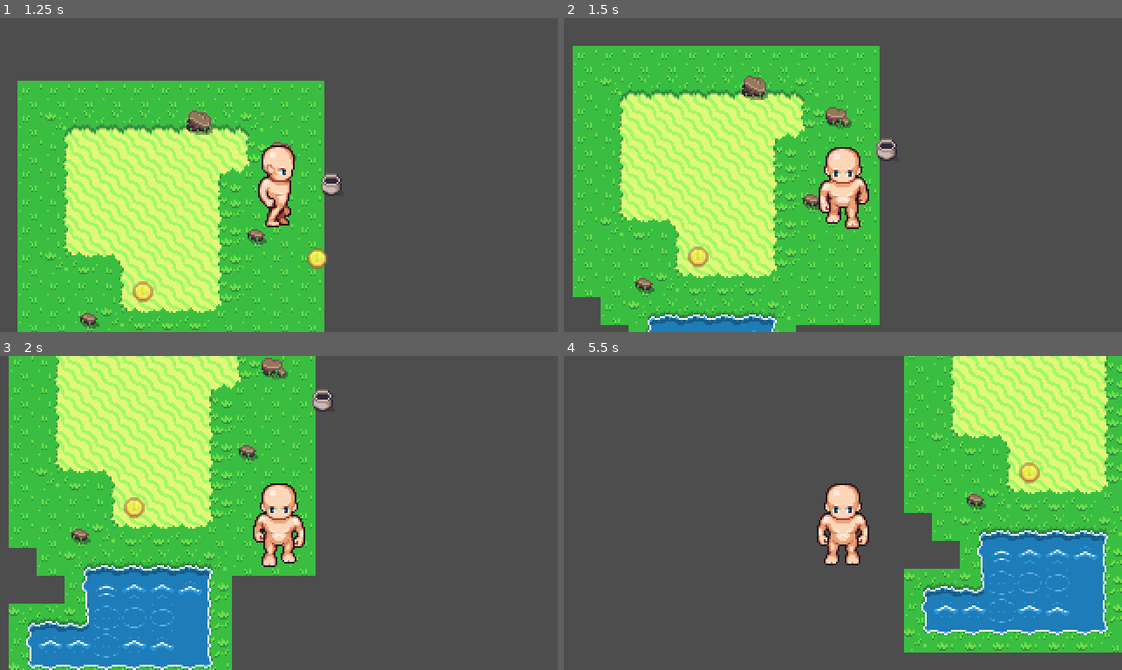
Above: before the commit, frames 1-4 (two rows, left to right).
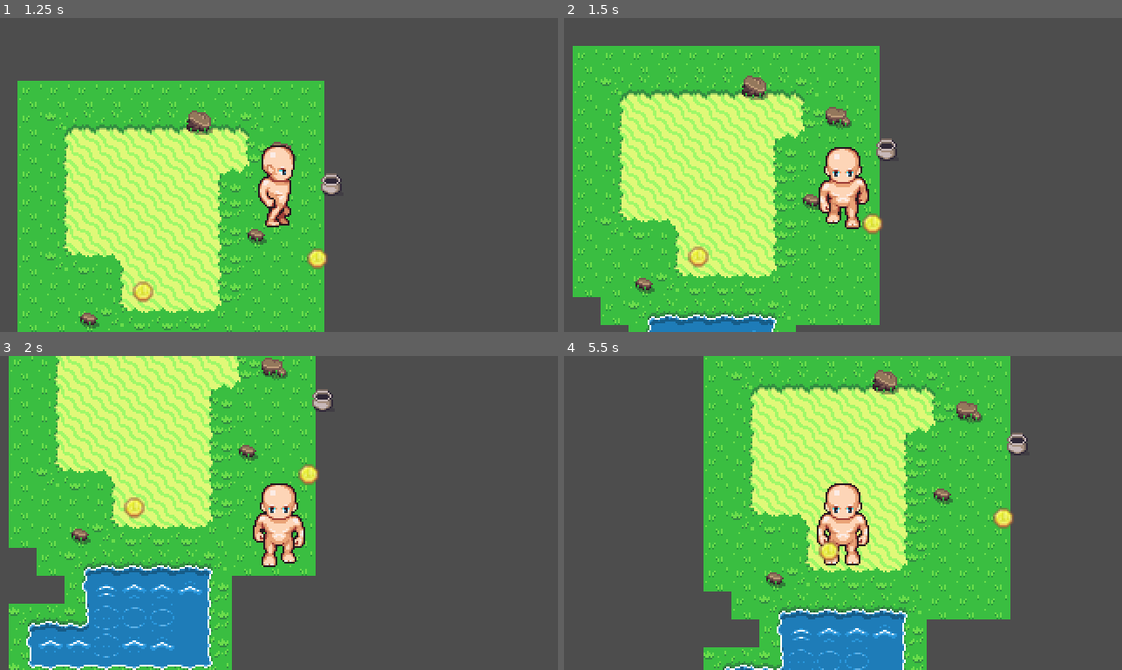
Above: after the commit, the same moments.

Repository: maxthi/GameJam24
Game: Godot game, scene res://levels/test/max_testscene.tscn
The game is run twice, just before and just after one commit, with the same random seed, the same clock (stepped at 60 frames per second) and the same inputs.
Inputs:
- Up to frame 1 (1.25 s): tap Enter at 0.5 s; hold D (move_right) from 0.53 s (still down)
- Up to frame 2 (1.5 s): release D (move_right) at 1.28 s; hold S (move_down) from 1.28 s (still down)
- Up to frame 3 (2 s): keep holding S (move_down)
- Up to frame 4 (5.5 s): release S (move_down) at 2.03 s; hold D (move_right) 2.03-2.78 s; hold W (move_up) 2.78-3.53 s; hold A (move_left) 3.53-5.03 s; hold S (move_down) from 5.03 s (still down)

Frame 1 is identical in both runs. In frame 2, 0.2% of the frame differs, in the area x 53-58%, y 62-69%; in frame 3, 0.2%; in frame 4, 64%, in the area x 25-100%, y 0-100%.
Error after the commit: Invalid access to property or key 'on_collectible_pickup' on a base object of type 'Nil'. (res://objects/player/player_script.gd:10)

Commit message:
Reroute collectible pickup over global singleton. Fix character movement

Diff:
--- a/global_script.gd
+++ b/global_script.gd
@@ -1,12 +1,5 @@
 extends Node
 
 
-# Called when the node enters the scene tree for the first time.
-func _ready():
-	print("global_script.gd always loaded")
-	pass # Replace with function body.
-
-
-# Called every frame. 'delta' is the elapsed time since the previous frame.
-func _process(delta):
-	pass
+# Emitted whenever a pickup is picked up
+signal on_collectible_pickup(effectName: String)
--- a/levels/level1/level1_scene.tscn
+++ b/levels/level1/level1_scene.tscn
@@ -1,7 +1,8 @@
-[gd_scene load_steps=5 format=3 uid="uid://c2ihjvrbiqmeq"]
+[gd_scene load_steps=6 format=3 uid="uid://c2ihjvrbiqmeq"]
 
 [ext_resource type="Texture2D" uid="uid://dhsdmloe4amtf" path="res://graphics/raw/ZeldaLike/Overworld.png" id="1_rgwnf"]
 [ext_resource type="PackedScene" uid="uid://cahstxitftu16" path="res://objects/player/player_scene.tscn" id="2_715o2"]
+[ext_resource type="PackedScene" uid="uid://dqh4kuylvvwe1" path="res://objects/collectable_item/collectable_item_scene.tscn" id="3_dusx4"]
 
 [sub_resource type="TileSetAtlasSource" id="TileSetAtlasSource_lksig"]
 texture = ExtResource("1_rgwnf")
--- a/levels/test/max_testscene.tscn
+++ b/levels/test/max_testscene.tscn
@@ -1110,7 +1110,3 @@
 [node name="plant3" parent="." instance=ExtResource("3_k5qms")]
 position = Vector2(-8, 67)
 SpriteTexture = ExtResource("4_enlcr")
-
-[connection signal="entered_signal" from="plant1" to="Player" method="_on_plant_1_entered_signal"]
-[connection signal="entered_signal" from="plant2" to="Player" method="_on_plant_2_entered_signal"]
-[connection signal="entered_signal" from="plant3" to="Player" method="_on_plant_3_entered_signal"]
--- a/objects/collectable_item/collectable_item_scene.gd
+++ b/objects/collectable_item/collectable_item_scene.gd
@@ -1,20 +1,31 @@
 @tool # https://docs.godotengine.org/en/latest/tutorials/plugins/running_code_in_the_editor.html#doc-running-code-in-the-editor
+
+class_name CollectibleItem
 extends Area2D
 
-#https://docs.godotengine.org/en/stable/getting_started/step_by_step/signals.html
-signal entered_signal( effectName )
 
-@export var SpriteTexture : Texture :
+@export var SpriteTexture: Texture:
 	set(new_texture): # called in editor
 		SpriteTexture = new_texture # update property variable
 		$Sprite2D.texture = new_texture # update tile node texture
 
-@export var EffectName : String
+
+@export var EffectName: String
+var _hasBeenPickedUp: bool = false
+
 
 func _ready():
 	$Sprite2D.texture = SpriteTexture
 
-func _on_body_entered(body):
-	if body.name == "Player": # this requires player node to be called "Player"
-		entered_signal.emit( EffectName ) # tell the world object was collided
-		queue_free() # delete plant
+
+func reactivateIfWasUsed():
+	_hasBeenPickedUp = false;
+	$Sprite2D.show()
+
+
+func _on_body_entered(body: Node2D):
+	if !_hasBeenPickedUp && body.name == "Player": # this requires player node to be called "Player"
+		var global = get_tree().root.get_child(0) as GlobalScript
+		global.on_collectible_pickup.emit(EffectName)
+		_hasBeenPickedUp = true
+		$Sprite2D.hide()
--- a/objects/player/player_scene.tscn
+++ b/objects/player/player_scene.tscn
@@ -3,310 +3,306 @@
 [ext_resource type="Script" path="res://objects/player/player_script.gd" id="1_mep4n"]
 [ext_resource type="Texture2D" uid="uid://b75clotex6hkb" path="res://objects/player/BODY_male.png" id="2_7nqod"]
 
+[sub_resource type="AtlasTexture" id="AtlasTexture_bnvgc"]
+atlas = ExtResource("2_7nqod")
+region = Rect2(0, 0, 64, 64)
+
+[sub_resource type="AtlasTexture" id="AtlasTexture_0i6rw"]
+atlas = ExtResource("2_7nqod")
+region = Rect2(0, 128, 64, 64)
+
+[sub_resource type="AtlasTexture" id="AtlasTexture_k64yj"]
+atlas = ExtResource("2_7nqod")
+region = Rect2(0, 64, 64, 64)
+
+[sub_resource type="AtlasTexture" id="AtlasTexture_bvar5"]
+atlas = ExtResource("2_7nqod")
+region = Rect2(0, 192, 64, 64)
+
+[sub_resource type="AtlasTexture" id="AtlasTexture_gn8fe"]
+atlas = ExtResource("2_7nqod")
+region = Rect2(64, 128, 64, 64)
+
+[sub_resource type="AtlasTexture" id="AtlasTexture_4hfm4"]
+atlas = ExtResource("2_7nqod")
+region = Rect2(128, 128, 64, 64)
+
+[sub_resource type="AtlasTexture" id="AtlasTexture_y1lxk"]
+atlas = ExtResource("2_7nqod")
+region = Rect2(192, 128, 64, 64)
+
+[sub_resource type="AtlasTexture" id="AtlasTexture_bsln7"]
+atlas = ExtResource("2_7nqod")
+region = Rect2(256, 128, 64, 64)
+
+[sub_resource type="AtlasTexture" id="AtlasTexture_hkjmf"]
+atlas = ExtResource("2_7nqod")
+region = Rect2(320, 128, 64, 64)
+
+[sub_resource type="AtlasTexture" id="AtlasTexture_e8o04"]
+atlas = ExtResource("2_7nqod")
+region = Rect2(384, 128, 64, 64)
+
+[sub_resource type="AtlasTexture" id="AtlasTexture_cshg3"]
+atlas = ExtResource("2_7nqod")
+region = Rect2(448, 128, 64, 64)
+
+[sub_resource type="AtlasTexture" id="AtlasTexture_wklaw"]
+atlas = ExtResource("2_7nqod")
+region = Rect2(512, 128, 64, 64)
+
+[sub_resource type="AtlasTexture" id="AtlasTexture_pvyp0"]
+atlas = ExtResource("2_7nqod")
+region = Rect2(64, 64, 64, 64)
+
+[sub_resource type="AtlasTexture" id="AtlasTexture_i4ac3"]
+atlas = ExtResource("2_7nqod")
+region = Rect2(128, 64, 64, 64)
+
+[sub_resource type="AtlasTexture" id="AtlasTexture_3k8rk"]
+atlas = ExtResource("2_7nqod")
+region = Rect2(192, 64, 64, 64)
+
+[sub_resource type="AtlasTexture" id="AtlasTexture_nboic"]
+atlas = ExtResource("2_7nqod")
+region = Rect2(256, 64, 64, 64)
+
+[sub_resource type="AtlasTexture" id="AtlasTexture_ebk64"]
+atlas = ExtResource("2_7nqod")
+region = Rect2(320, 64, 64, 64)
+
+[sub_resource type="AtlasTexture" id="AtlasTexture_uaqdc"]
+atlas = ExtResource("2_7nqod")
+region = Rect2(384, 64, 64, 64)
+
+[sub_resource type="AtlasTexture" id="AtlasTexture_2mjsl"]
+atlas = ExtResource("2_7nqod")
+region = Rect2(448, 64, 64, 64)
+
+[sub_resource type="AtlasTexture" id="AtlasTexture_rg7i7"]
+atlas = ExtResource("2_7nqod")
+region = Rect2(512, 64, 64, 64)
+
+[sub_resource type="AtlasTexture" id="AtlasTexture_s47eh"]
+atlas = ExtResource("2_7nqod")
+region = Rect2(64, 192, 64, 64)
+
+[sub_resource type="AtlasTexture" id="AtlasTexture_gb1t6"]
+atlas = ExtResource("2_7nqod")
+region = Rect2(128, 192, 64, 64)
+
+[sub_resource type="AtlasTexture" id="AtlasTexture_lrvi1"]
+atlas = ExtResource("2_7nqod")
+region = Rect2(192, 192, 64, 64)
+
+[sub_resource type="AtlasTexture" id="AtlasTexture_8be6i"]
+atlas = ExtResource("2_7nqod")
+region = Rect2(256, 192, 64, 64)
+
+[sub_resource type="AtlasTexture" id="AtlasTexture_75h7y"]
+atlas = ExtResource("2_7nqod")
+region = Rect2(320, 192, 64, 64)
+
+[sub_resource type="AtlasTexture" id="AtlasTexture_7d77a"]
+atlas = ExtResource("2_7nqod")
+region = Rect2(384, 192, 64, 64)
+
+[sub_resource type="AtlasTexture" id="AtlasTexture_uj0vm"]
+atlas = ExtResource("2_7nqod")
+region = Rect2(448, 192, 64, 64)
+
+[sub_resource type="AtlasTexture" id="AtlasTexture_tr35j"]
+atlas = ExtResource("2_7nqod")
+region = Rect2(512, 192, 64, 64)
+
+[sub_resource type="AtlasTexture" id="AtlasTexture_vo3pq"]
+atlas = ExtResource("2_7nqod")
+region = Rect2(64, 0, 64, 64)
+
+[sub_resource type="AtlasTexture" id="AtlasTexture_g6h1n"]
+atlas = ExtResource("2_7nqod")
+region = Rect2(128, 0, 64, 64)
+
+[sub_resource type="AtlasTexture" id="AtlasTexture_kngjv"]
+atlas = ExtResource("2_7nqod")
+region = Rect2(192, 0, 64, 64)
+
+[sub_resource type="AtlasTexture" id="AtlasTexture_k2iy3"]
+atlas = ExtResource("2_7nqod")
+region = Rect2(256, 0, 64, 64)
+
+[sub_resource type="AtlasTexture" id="AtlasTexture_ls42v"]
+atlas = ExtResource("2_7nqod")
+region = Rect2(320, 0, 64, 64)
+
+[sub_resource type="AtlasTexture" id="AtlasTexture_x5b1n"]
+atlas = ExtResource("2_7nqod")
+region = Rect2(384, 0, 64, 64)
+
+[sub_resource type="AtlasTexture" id="AtlasTexture_kygxg"]
+atlas = ExtResource("2_7nqod")
+region = Rect2(448, 0, 64, 64)
+
+[sub_resource type="AtlasTexture" id="AtlasTexture_d6b18"]
+atlas = ExtResource("2_7nqod")
+region = Rect2(512, 0, 64, 64)
+
+[sub_resource type="SpriteFrames" id="SpriteFrames_cw4ir"]
+animations = [{
+"frames": [{
+"duration": 1.0,
+"texture": SubResource("AtlasTexture_bnvgc")
+}],
+"loop": true,
+"name": &"idle_back",
+"speed": 5.0
+}, {
+"frames": [{
+"duration": 1.0,
+"texture": SubResource("AtlasTexture_0i6rw")
+}],
+"loop": true,
+"name": &"idle_front",
+"speed": 5.0
+}, {
+"frames": [{
+"duration": 1.0,
+"texture": SubResource("AtlasTexture_k64yj")
+}],
+"loop": true,
+"name": &"idle_left",
+"speed": 5.0
+}, {
+"frames": [{
+"duration": 1.0,
+"texture": SubResource("AtlasTexture_bvar5")
+}],
+"loop": true,
+"name": &"idle_right",
+"speed": 5.0
+}, {
+"frames": [{
+"duration": 1.0,
+"texture": SubResource("AtlasTexture_gn8fe")
+}, {
+"duration": 1.0,
+"texture": SubResource("AtlasTexture_4hfm4")
+}, {
+"duration": 1.0,
+"texture": SubResource("AtlasTexture_y1lxk")
+}, {
+"duration": 1.0,
+"texture": SubResource("AtlasTexture_bsln7")
+}, {
+"duration": 1.0,
+"texture": SubResource("AtlasTexture_hkjmf")
+}, {
+"duration": 1.0,
+"texture": SubResource("AtlasTexture_e8o04")
+}, {
+"duration": 1.0,
+"texture": SubResource("AtlasTexture_cshg3")
+}, {
+"duration": 1.0,
+"texture": SubResource("AtlasTexture_wklaw")
+}],
+"loop": true,
+"name": &"walk_down",
+"speed": 5.0
+}, {
+"frames": [{
+"duration": 1.0,
+"texture": SubResource("AtlasTexture_pvyp0")
+}, {
+"duration": 1.0,
+"texture": SubResource("AtlasTexture_i4ac3")
+}, {
+"duration": 1.0,
+"texture": SubResource("AtlasTexture_3k8rk")
+}, {
+"duration": 1.0,
+"texture": SubResource("AtlasTexture_nboic")
+}, {
+"duration": 1.0,
+"texture": SubResource("AtlasTexture_ebk64")
+}, {
+"duration": 1.0,
+"texture": SubResource("AtlasTexture_uaqdc")
+}, {
+"duration": 1.0,
+"texture": SubResource("AtlasTexture_2mjsl")
+}, {
+"duration": 1.0,
+"texture": SubResource("AtlasTexture_rg7i7")
+}],
+"loop": true,
+"name": &"walk_left",
+"speed": 5.0
+}, {
+"frames": [{
+"duration": 1.0,
+"texture": SubResource("AtlasTexture_s47eh")
+}, {
+"duration": 1.0,
+"texture": SubResource("AtlasTexture_gb1t6")
+}, {
+"duration": 1.0,
+"texture": SubResource("AtlasTexture_lrvi1")
+}, {
+"duration": 1.0,
+"texture": SubResource("AtlasTexture_8be6i")
+}, {
+"duration": 1.0,
+"texture": SubResource("AtlasTexture_75h7y")
+}, {
+"duration": 1.0,
+"texture": SubResource("AtlasTexture_7d77a")
+}, {
+"duration": 1.0,
+"texture": SubResource("AtlasTexture_uj0vm")
+}, {
+"duration": 1.0,
+"texture": SubResource("AtlasTexture_tr35j")
+}],
+"loop": true,
+"name": &"walk_right",
+"speed": 5.0
+}, {
+"frames": [{
+"duration": 1.0,
+"texture": SubResource("AtlasTexture_vo3pq")
+}, {
+"duration": 1.0,
+"texture": SubResource("AtlasTexture_g6h1n")
+}, {
+"duration": 1.0,
+"texture": SubResource("AtlasTexture_kngjv")
+}, {
+"duration": 1.0,
+"texture": SubResource("AtlasTexture_k2iy3")
+}, {
+"duration": 1.0,
+"texture": SubResource("AtlasTexture_ls42v")
+}, {
+"duration": 1.0,
+"texture": SubResource("AtlasTexture_x5b1n")
+}, {
+"duration": 1.0,
+"texture": SubResource("AtlasTexture_kygxg")
+}, {
+"duration": 1.0,
+"texture": SubResource("AtlasTexture_d6b18")
+}],
+"loop": true,
+"name": &"walk_up",
+"speed": 5.0
+}]
+
 [sub_resource type="RectangleShape2D" id="RectangleShape2D_bxhwi"]
 size = Vector2(19, 47)
 
-[sub_resource type="AtlasTexture" id="AtlasTexture_bnvgc"]
-atlas = ExtResource("2_7nqod")
-region = Rect2(0, 0, 64, 64)
-
-[sub_resource type="AtlasTexture" id="AtlasTexture_0i6rw"]
-atlas = ExtResource("2_7nqod")
-region = Rect2(0, 128, 64, 64)
-
-[sub_resource type="AtlasTexture" id="AtlasTexture_k64yj"]
-atlas = ExtResource("2_7nqod")
-region = Rect2(0, 64, 64, 64)
-
-[sub_resource type="AtlasTexture" id="AtlasTexture_bvar5"]
-atlas = ExtResource("2_7nqod")
-region = Rect2(0, 192, 64, 64)
-
-[sub_resource type="AtlasTexture" id="AtlasTexture_gn8fe"]
-atlas = ExtResource("2_7nqod")
-region = Rect2(64, 128, 64, 64)
-
-[sub_resource type="AtlasTexture" id="AtlasTexture_4hfm4"]
-atlas = ExtResource("2_7nqod")
-region = Rect2(128, 128, 64, 64)
-
-[sub_resource type="AtlasTexture" id="AtlasTexture_y1lxk"]
-atlas = ExtResource("2_7nqod")
-region = Rect2(192, 128, 64, 64)
-
-[sub_resource type="AtlasTexture" id="AtlasTexture_bsln7"]
-atlas = ExtResource("2_7nqod")
-region = Rect2(256, 128, 64, 64)
-
-[sub_resource type="AtlasTexture" id="AtlasTexture_hkjmf"]
-atlas = ExtResource("2_7nqod")
-region = Rect2(320, 128, 64, 64)
-
-[sub_resource type="AtlasTexture" id="AtlasTexture_e8o04"]
-atlas = ExtResource("2_7nqod")
-region = Rect2(384, 128, 64, 64)
-
-[sub_resource type="AtlasTexture" id="AtlasTexture_cshg3"]
-atlas = ExtResource("2_7nqod")
-region = Rect2(448, 128, 64, 64)
-
-[sub_resource type="AtlasTexture" id="AtlasTexture_wklaw"]
-atlas = ExtResource("2_7nqod")
-region = Rect2(512, 128, 64, 64)
-
-[sub_resource type="AtlasTexture" id="AtlasTexture_pvyp0"]
-atlas = ExtResource("2_7nqod")
-region = Rect2(64, 64, 64, 64)
-
-[sub_resource type="AtlasTexture" id="AtlasTexture_i4ac3"]
-atlas = ExtResource("2_7nqod")
-region = Rect2(128, 64, 64, 64)
-
-[sub_resource type="AtlasTexture" id="AtlasTexture_3k8rk"]
-atlas = ExtResource("2_7nqod")
-region = Rect2(192, 64, 64, 64)
-
-[sub_resource type="AtlasTexture" id="AtlasTexture_nboic"]
-atlas = ExtResource("2_7nqod")
-region = Rect2(256, 64, 64, 64)
-
-[sub_resource type="AtlasTexture" id="AtlasTexture_ebk64"]
-atlas = ExtResource("2_7nqod")
-region = Rect2(320, 64, 64, 64)
-
-[sub_resource type="AtlasTexture" id="AtlasTexture_uaqdc"]
-atlas = ExtResource("2_7nqod")
-region = Rect2(384, 64, 64, 64)
-
-[sub_resource type="AtlasTexture" id="AtlasTexture_2mjsl"]
-atlas = ExtResource("2_7nqod")
-region = Rect2(448, 64, 64, 64)
-
-[sub_resource type="AtlasTexture" id="AtlasTexture_rg7i7"]
-atlas = ExtResource("2_7nqod")
-region = Rect2(512, 64, 64, 64)
-
-[sub_resource type="AtlasTexture" id="AtlasTexture_s47eh"]
-atlas = ExtResource("2_7nqod")
-region = Rect2(64, 192, 64, 64)
-
-[sub_resource type="AtlasTexture" id="AtlasTexture_gb1t6"]
-atlas = ExtResource("2_7nqod")
-region = Rect2(128, 192, 64, 64)
-
-[sub_resource type="AtlasTexture" id="AtlasTexture_lrvi1"]
-atlas = ExtResource("2_7nqod")
-region = Rect2(192, 192, 64, 64)
-
-[sub_resource type="AtlasTexture" id="AtlasTexture_8be6i"]
-atlas = ExtResource("2_7nqod")
-region = Rect2(256, 192, 64, 64)
-
-[sub_resource type="AtlasTexture" id="AtlasTexture_75h7y"]
-atlas = ExtResource("2_7nqod")
-region = Rect2(320, 192, 64, 64)
-
-[sub_resource type="AtlasTexture" id="AtlasTexture_7d77a"]
-atlas = ExtResource("2_7nqod")
-region = Rect2(384, 192, 64, 64)
-
-[sub_resource type="AtlasTexture" id="AtlasTexture_uj0vm"]
-atlas = ExtResource("2_7nqod")
-region = Rect2(448, 192, 64, 64)
-
-[sub_resource type="AtlasTexture" id="AtlasTexture_tr35j"]
-atlas = ExtResource("2_7nqod")
-region = Rect2(512, 192, 64, 64)
-
-[sub_resource type="AtlasTexture" id="AtlasTexture_vo3pq"]
-atlas = ExtResource("2_7nqod")
-region = Rect2(64, 0, 64, 64)
-
-[sub_resource type="AtlasTexture" id="AtlasTexture_g6h1n"]
-atlas = ExtResource("2_7nqod")
-region = Rect2(128, 0, 64, 64)
-
-[sub_resource type="AtlasTexture" id="AtlasTexture_kngjv"]
-atlas = ExtResource("2_7nqod")
-region = Rect2(192, 0, 64, 64)
-
-[sub_resource type="AtlasTexture" id="AtlasTexture_k2iy3"]
-atlas = ExtResource("2_7nqod")
-region = Rect2(256, 0, 64, 64)
-
-[sub_resource type="AtlasTexture" id="AtlasTexture_ls42v"]
-atlas = ExtResource("2_7nqod")
-region = Rect2(320, 0, 64, 64)
-
-[sub_resource type="AtlasTexture" id="AtlasTexture_x5b1n"]
-atlas = ExtResource("2_7nqod")
-region = Rect2(384, 0, 64, 64)
-
-[sub_resource type="AtlasTexture" id="AtlasTexture_kygxg"]
-atlas = ExtResource("2_7nqod")
-region = Rect2(448, 0, 64, 64)
-
-[sub_resource type="AtlasTexture" id="AtlasTexture_d6b18"]
-atlas = ExtResource("2_7nqod")
-region = Rect2(512, 0, 64, 64)
-
-[sub_resource type="SpriteFrames" id="SpriteFrames_cw4ir"]
-animations = [{
-"frames": [{
-"duration": 1.0,
-"texture": SubResource("AtlasTexture_bnvgc")
-}],
-"loop": true,
-"name": &"idle_back",
-"speed": 5.0
-}, {
-"frames": [{
-"duration": 1.0,
-"texture": SubResource("AtlasTexture_0i6rw")
-}],
-"loop": true,
-"name": &"idle_front",
-"speed": 5.0
-}, {
-"frames": [{
-"duration": 1.0,
-"texture": SubResource("AtlasTexture_k64yj")
-}],
-"loop": true,
-"name": &"idle_left",
-"speed": 5.0
-}, {
-"frames": [{
-"duration": 1.0,
-"texture": SubResource("AtlasTexture_bvar5")
-}],
-"loop": true,
-"name": &"idle_right",
-"speed": 5.0
-}, {
-"frames": [{
-"duration": 1.0,
-"texture": SubResource("AtlasTexture_gn8fe")
-}, {
-"duration": 1.0,
-"texture": SubResource("AtlasTexture_4hfm4")
-}, {
-"duration": 1.0,
-"texture": SubResource("AtlasTexture_y1lxk")
-}, {
-"duration": 1.0,
-"texture": SubResource("AtlasTexture_bsln7")
-}, {
-"duration": 1.0,
-"texture": SubResource("AtlasTexture_hkjmf")
-}, {
-"duration": 1.0,
-"texture": SubResource("AtlasTexture_e8o04")
-}, {
-"duration": 1.0,
-"texture": SubResource("AtlasTexture_cshg3")
-}, {
-"duration": 1.0,
-"texture": SubResource("AtlasTexture_wklaw")
-}],
-"loop": true,
-"name": &"walk_down",
-"speed": 5.0
-}, {
-"frames": [{
-"duration": 1.0,
-"texture": SubResource("AtlasTexture_pvyp0")
-}, {
-"duration": 1.0,
-"texture": SubResource("AtlasTexture_i4ac3")
-}, {
-"duration": 1.0,
-"texture": SubResource("AtlasTexture_3k8rk")
-}, {
-"duration": 1.0,
-"texture": SubResource("AtlasTexture_nboic")
-}, {
-"duration": 1.0,
-"texture": SubResource("AtlasTexture_ebk64")
-}, {
-"duration": 1.0,
-"texture": SubResource("AtlasTexture_uaqdc")
-}, {
-"duration": 1.0,
-"texture": SubResource("AtlasTexture_2mjsl")
-}, {
-"duration": 1.0,
-"texture": SubResource("AtlasTexture_rg7i7")
-}],
-"loop": true,
-"name": &"walk_left",
-"speed": 5.0
-}, {
-"frames": [{
-"duration": 1.0,
-"texture": SubResource("AtlasTexture_s47eh")
-}, {
-"duration": 1.0,
-"texture": SubResource("AtlasTexture_gb1t6")
-}, {
-"duration": 1.0,
-"texture": SubResource("AtlasTexture_lrvi1")
-}, {
-"duration": 1.0,
-"texture": SubResource("AtlasTexture_8be6i")
-}, {
-"duration": 1.0,
-"texture": SubResource("AtlasTexture_75h7y")
-}, {
-"duration": 1.0,
-"texture": SubResource("AtlasTexture_7d77a")
-}, {
-"duration": 1.0,
-"texture": SubResource("AtlasTexture_uj0vm")
-}, {
-"duration": 1.0,
-"texture": SubResource("AtlasTexture_tr35j")
-}],
-"loop": true,
-"name": &"walk_right",
-"speed": 5.0
-}, {
-"frames": [{
-"duration": 1.0,
-"texture": SubResource("AtlasTexture_vo3pq")
-}, {
-"duration": 1.0,
-"texture": SubResource("AtlasTexture_g6h1n")
-}, {
-"duration": 1.0,
-"texture": SubResource("AtlasTexture_kngjv")
-}, {
-"duration": 1.0,
-"texture": SubResource("AtlasTexture_k2iy3")
-}, {
-"duration": 1.0,
-"texture": SubResource("AtlasTexture_ls42v")
-}, {
-"duration": 1.0,
-"texture": SubResource("AtlasTexture_x5b1n")
-}, {
-"duration": 1.0,
-"texture": SubResource("AtlasTexture_kygxg")
-}, {
-"duration": 1.0,
-"texture": SubResource("AtlasTexture_d6b18")
-}],
-"loop": true,
-"name": &"walk_up",
-"speed": 5.0
-}]
-
 [node name="Player" type="CharacterBody2D"]
 script = ExtResource("1_mep4n")
-
-[node name="CollisionShape2D" type="CollisionShape2D" parent="."]
-position = Vector2(0.5, 6.5)
-shape = SubResource("RectangleShape2D_bxhwi")
 
 [node name="AnimatedSprite2D" type="AnimatedSprite2D" parent="."]
 sprite_frames = SubResource("SpriteFrames_cw4ir")
@@ -315,3 +311,7 @@
 
 [node name="Camera2D" type="Camera2D" parent="."]
 scale = Vector2(5, 5)
+
+[node name="CollisionShape2D" type="CollisionShape2D" parent="."]
+position = Vector2(0.5, 6.5)
+shape = SubResource("RectangleShape2D_bxhwi")
--- a/objects/player/player_script.gd
+++ b/objects/player/player_script.gd
@@ -1,51 +1,53 @@
 extends CharacterBody2D
 
-var MOVE_SPEED = 100;
+var MOVE_SPEED = 100 * 60;
 
 @onready var _animated_sprite = $AnimatedSprite2D
 
 func _ready():
 	_animated_sprite.speed_scale = 2
+	var global = get_tree().root.get_child(0) as GlobalScript
+	global.on_collectible_pickup.connect(_on_collectible_interact)
+
 
 func _physics_process(delta):
 
+	# Process player input
 	var moveDirection = Vector2(0,0)
 	if Input.is_action_pressed("move_left"):
-		moveDirection.x = -1
-		_animated_sprite.play("walk_left")
-	elif Input.is_action_pressed("move_right"):
-		moveDirection.x = 1
-		_animated_sprite.play("walk_right")
+		moveDirection.x += -1
+	if Input.is_action_pressed("move_right"):
+		moveDirection.x += 1
 
 	if Input.is_action_pressed("move_up"):
-		moveDirection.y = -1
-		_animated_sprite.play("walk_up")
-	elif Input.is_action_pressed("move_down"):
-		moveDirection.y = 1
-		_animated_sprite.play("walk_down")
+		moveDirection.y += -1
+	if Input.is_action_pressed("move_down"):
+		moveDirection.y += 1
 
-	# calculate player velocity
-	var vel = Vector2( moveDirection.x * MOVE_SPEED, moveDirection.y * MOVE_SPEED)
+	moveDirection = moveDirection.normalized() # Normalizing a zero vector is fine, returns another zero vector
 
-	# update node member
-	velocity = vel;
+	# Update walking sprite
+	var spriteName = ""
+	if moveDirection.length_squared() > 0:
+		if abs(moveDirection.y) >= abs(moveDirection.x):
+			if moveDirection.y > 0:
+				spriteName = "walk_down"
+			elif moveDirection.y <= 0:
+				spriteName = "walk_up"
+		else:
+			if moveDirection.x > 0:
+				spriteName = "walk_right"
+			elif moveDirection.x <= 0:
+				spriteName = "walk_left"
+	else:
+		spriteName = "idle_front"
+	_animated_sprite.play(spriteName)
+
+	# calculate player velocity and move
+	velocity = moveDirection * delta * MOVE_SPEED;
 	move_and_slide()
 
-	# update animation
-	if moveDirection.length() == 0:
-		_animated_sprite.play("idle_front")
 
-
-func _on_plant_1_entered_signal( effectName : String ):
+func _on_collectible_interact( effectName : String ):
 	print( "Run over effect " + effectName )
 	MOVE_SPEED *= 2
-
-
-func _on_plant_2_entered_signal(effectName):
-	print( "Run over effect " + effectName )
-	pass # Replace with function body.
-
-
-func _on_plant_3_entered_signal(effectName):
-
-	pass # Replace with function body.
